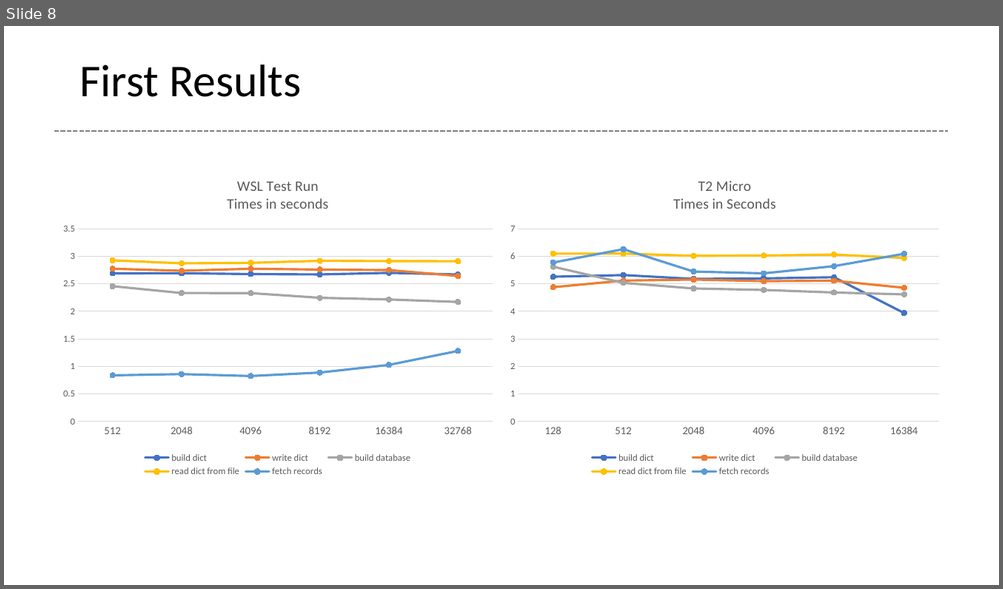
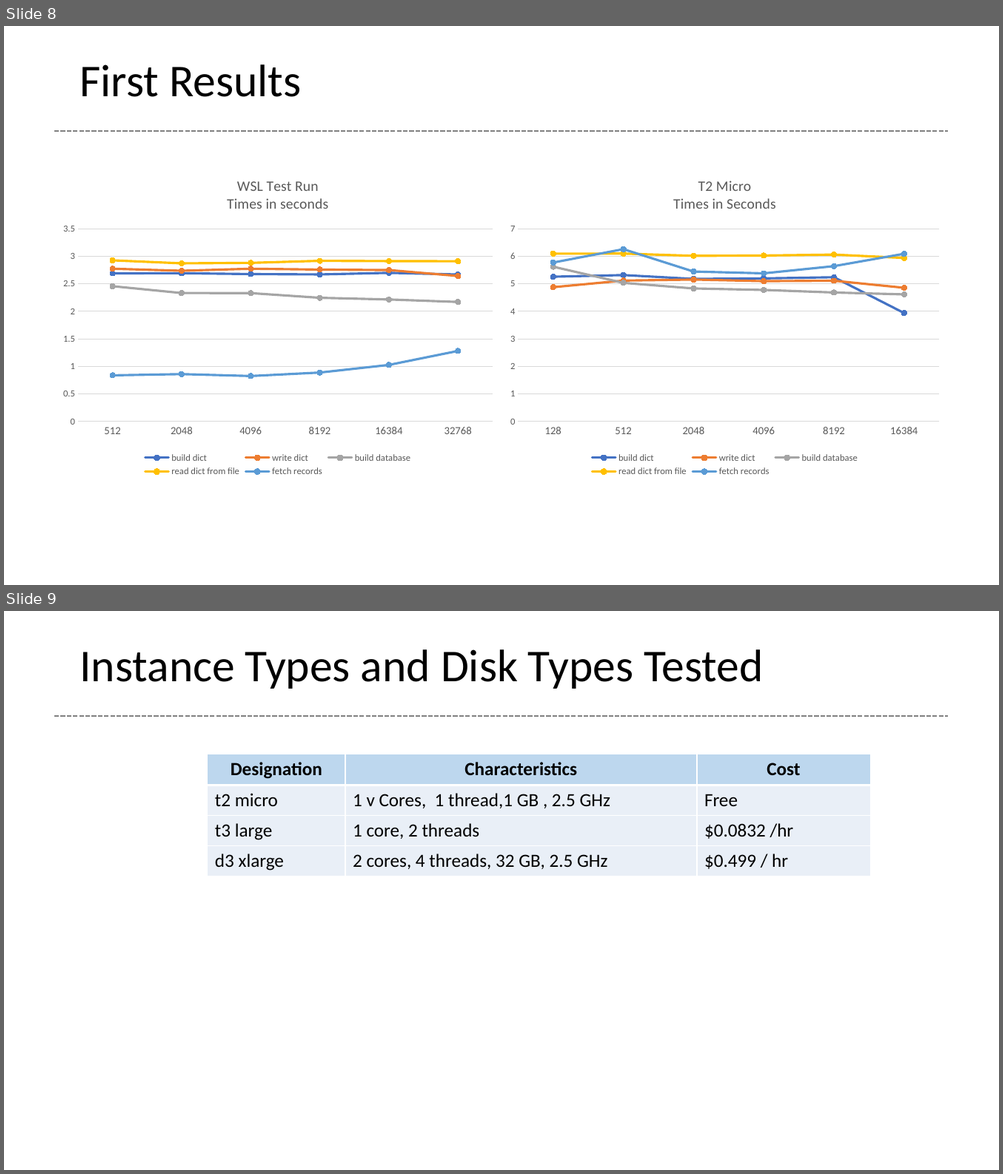
Before and after one commit to glenntu15/BuildVoterDatabase, a slide deck: Proj_presentation.pptx. Shown one above the other, each under a label of ours: slide 8 before the commit, slides 8 and 9 after it. The pictures are 1003x589 and 1003x1174 pixels, drawn with LibreOffice and Linux fonts; fonts in the diff are those of the drawing. Boxes give left, top, right and bottom in pixels: in the first picture for what was removed or moved away, otherwise in the second. Text is boxed around its words. In the diff, an @@ line names an element or a change of style, - is before the commit and + after.

```diff
--- a/Proj_presentation.pptx
+++ b/Proj_presentation.pptx
@@ slide 9 added at [4, 611, 999, 1170], background #FFFFFF @@
@@ title added at [79, 649, 763, 689], 44 pt, text #000000 @@
+Instance Types and Disk Types Tested
@@ line added from (54, 716) to (948, 716), #808080 1.5 pt dashed @@
@@ table added at [208, 755, 871, 877], 4 rows, 3 columns @@
+Designation | Characteristics | Cost
+t2 micro | 1 v Cores, 1 thread,1 GB , 2.5 GHz | Free
+t3 large | 1 core, 2 threads | $0.0832 /hr
+d3 xlarge | 2 cores, 4 threads, 32 GB, 2.5 GHz | $0.499 / hr
```
Also in this commit, not shown: 1 slide changed, 1 other slide added.
